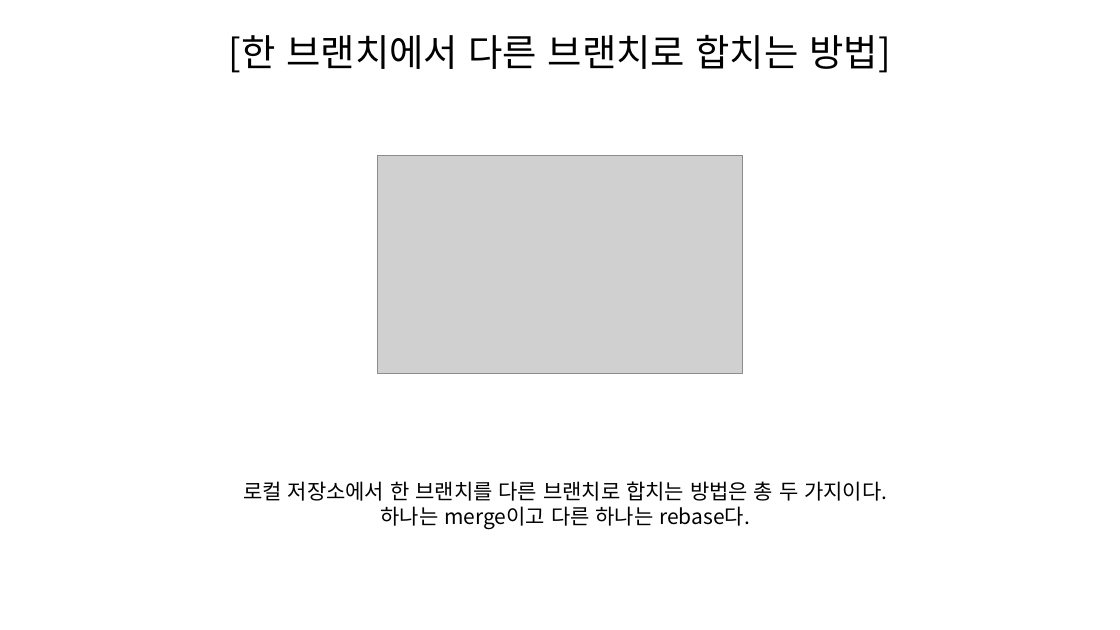
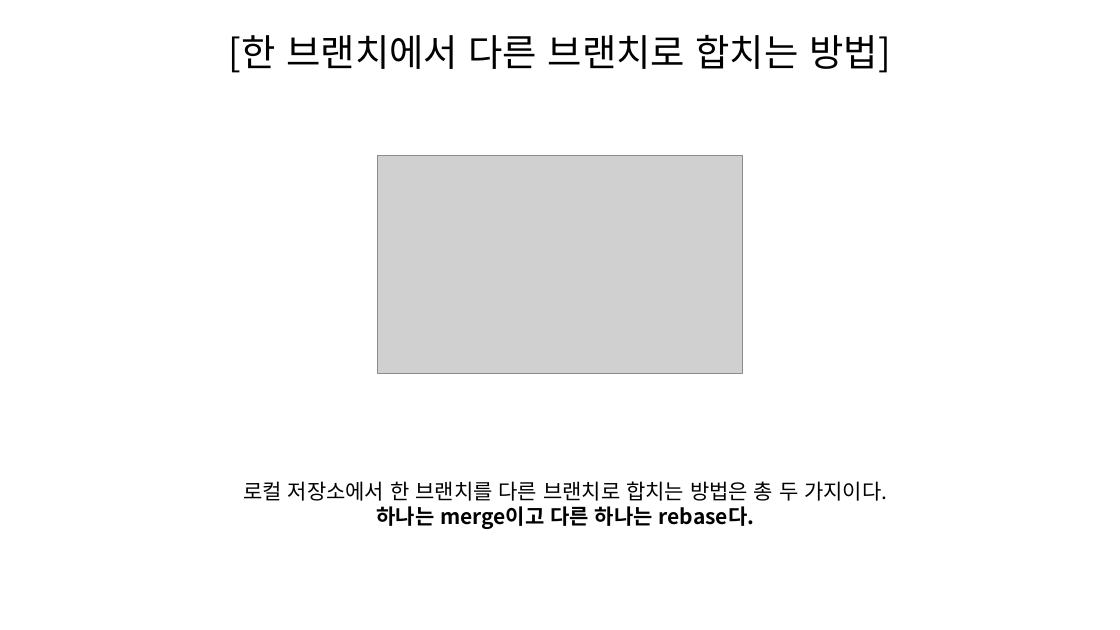
Before and after one commit to SeungHeeNoh/study_well, a slide deck: slide 3 of docs/9. rebase.pptx. Drawn at 1120x630 pixels with LibreOffice and Linux fonts; fonts in the diff are those of the drawing; grey boxes stand for pictures. Boxes give left, top, right and bottom in pixels: in the first picture for what was removed or moved away, otherwise in the second. Text is boxed around its words. In the diff, an @@ line names an element or a change of style, - is before the commit and + after.

```diff
--- a/docs/9. rebase.pptx
+++ b/docs/9. rebase.pptx
@@ text at [376,506,754,529]: bold on in "하나는 merge이고 다른 하나는 rebase다." @@
```
Also in this commit, not shown: 3 other slides changed, 2 slides added.
